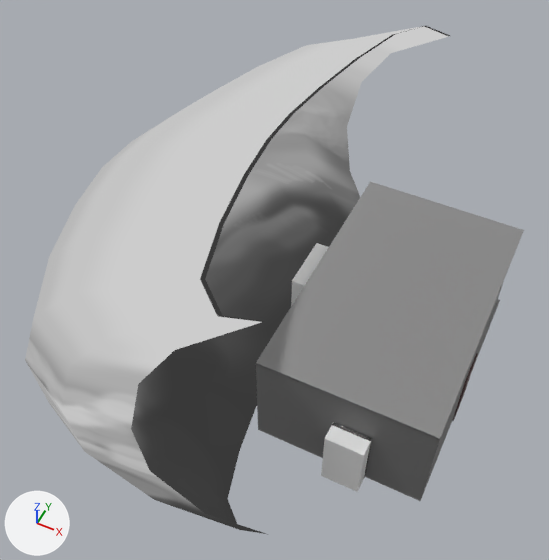
A saved change to the glTF model Models/Room.glb.
Both versions are drawn from a 50 mm camera at (2.5, -20.7, 30.1) aimed at (-9.4, 3.1, 0.3). Lighting does not change. The marker at lower left points along +X, +Y and +Z. Where no turn or scale is listed for an object, it has been applied to the vertices.

The scene before the commit, as lines of its bpy script (objects in view):
```python
me_cube_005 = bpy.data.meshes.new('Cube.005')
me_cube_005.from_pydata(...)  # a box spanning x -6.13..1.57, y -5.02..7.3, z -0.06..0.06
me_cube_005.materials.append(mat_floor)  # grey #888888
me_cube_007 = bpy.data.meshes.new('Cube.007')
me_cube_007.from_pydata(...)  # a box spanning x -1.0..1.0, y -1.34..1.34, z -1.74..1.74; a box spanning x 3.35..5.04, y -7.33..-4.64, z -2.67..0.45
me_plane_002 = bpy.data.meshes.new('Plane.002')
me_plane_002.from_pydata(...)  # 84 vertices, 132 faces; spans x -4.3..11.4, y -14.8..10.2, z -10.6..6.9
me_plane_002.materials.append(mat_cloudlayer)
ob_boolean = bpy.data.objects.new('Boolean', me_cube_007)
ob_boolean.location = (-5.98, 1.45, 2.73)
ob_ceiling = bpy.data.objects.new('Ceiling', me_cube_005)
ob_ceiling.location = (0.0, 0.0, 5.05)
ob_clouds = bpy.data.objects.new('Clouds', me_plane_002)
ob_clouds.location = (-16.39, 6.27, 2.88)
# also in view: 'Walls' at (-2.3, 0.6, 2.6)
```
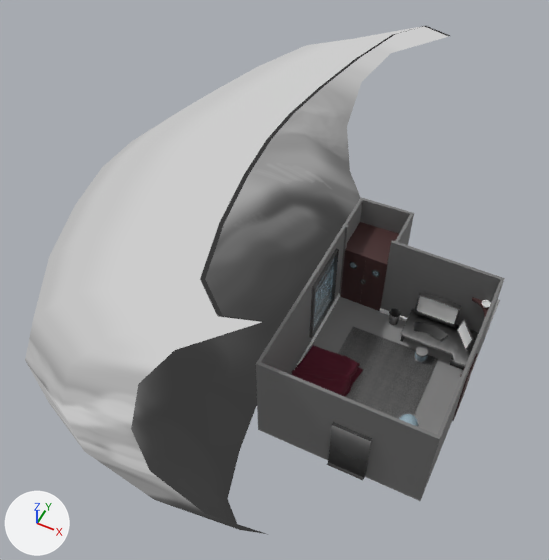
What changed in the scene script:
```text
Remove ob_ceiling:
    ob_ceiling = bpy.data.objects.new('Ceiling', me_cube_005)
    ob_ceiling.location = (0.0, 0.0, 5.05)
Remove ob_boolean:
    ob_boolean = bpy.data.objects.new('Boolean', me_cube_007)
    ob_boolean.location = (-5.98, 1.45, 2.73)
```

Location of each change, (x1, y1, x2, y2) in pixels of the pictures (549 x 560 px):
'Ceiling', deleted
    before: (256, 182, 524, 440)
'Boolean', deleted
    before: (291, 243, 371, 492)
'Plane', unchanged, uncovered by the edit
    after: (338, 326, 438, 419)
'Floor', unchanged, uncovered by the edit
    before: (258, 299, 500, 501)
    after: (258, 279, 500, 501)
'Cube.002', unchanged, uncovered by the edit
    after: (341, 248, 388, 311)
'blanket', unchanged, uncovered by the edit
    after: (291, 345, 363, 397)
